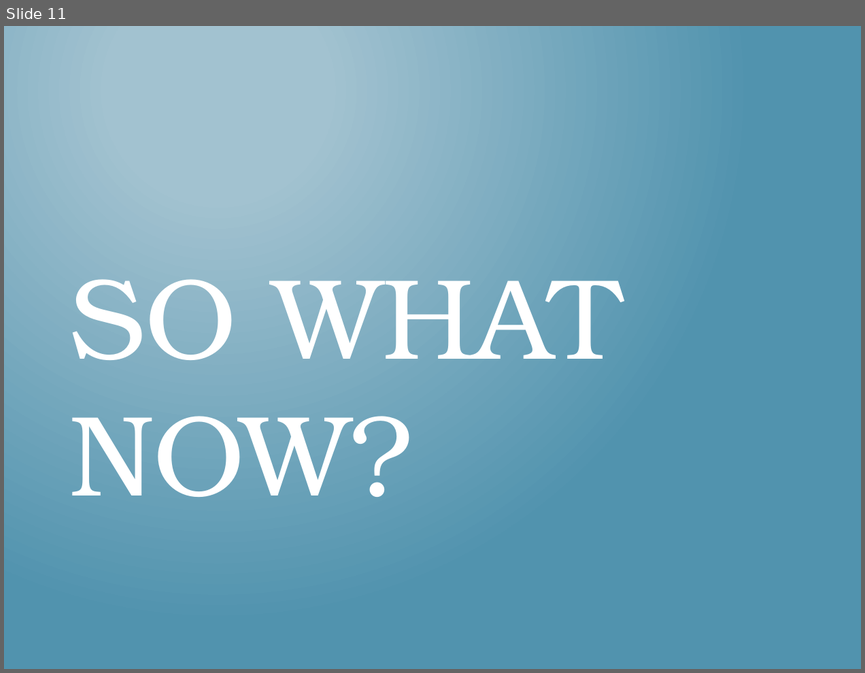
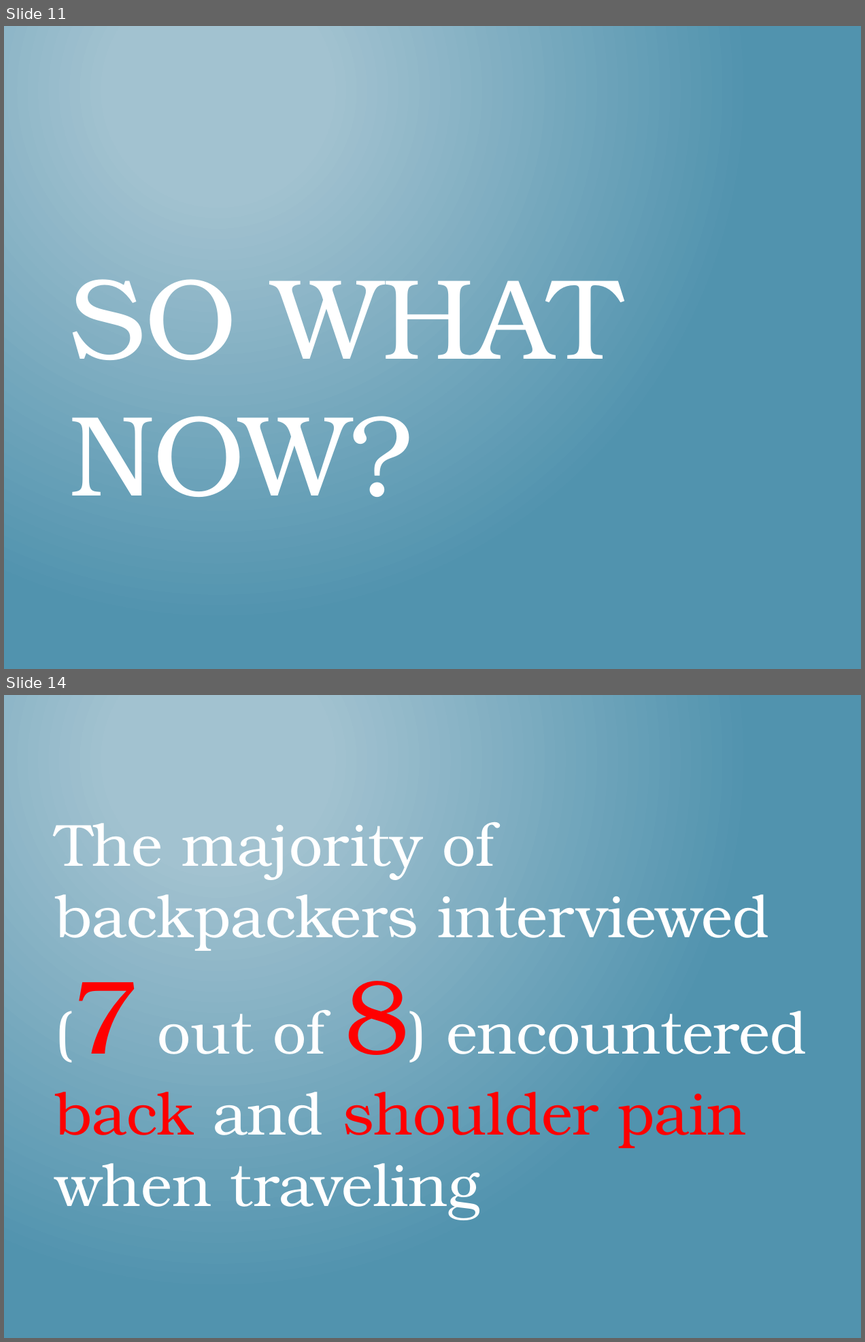
Before and after one commit to nikopj/Traveler-SCD, a slide deck: Traveler-SCD Midterm Presentation.pptx. Shown one above the other, each under a label of ours: slide 11 before the commit, slides 11 and 14 after it; the slides between them are not shown. The pictures are 865x673 and 865x1342 pixels, drawn with LibreOffice and Linux fonts; fonts in the diff are those of the drawing. Boxes give left, top, right and bottom in pixels: in the first picture for what was removed or moved away, otherwise in the second. Text is boxed around its words. In the diff, an @@ line names an element or a change of style, - is before the commit and + after.

```diff
--- a/Traveler-SCD Midterm Presentation.pptx
+++ b/Traveler-SCD Midterm Presentation.pptx
@@ slide 14 added at [4,695,861,1338], background gradient #A3C3D1 to #5194AF @@
@@ text added at [56,822,807,1220], 50 pt, text #FFFFFF @@
+The majority of backpackers interviewed (7 out of 8) encountered back and shoulder pain when traveling
```
Also in this commit, not shown: 1 slide changed, 4 other slides added, 1 slide removed.
